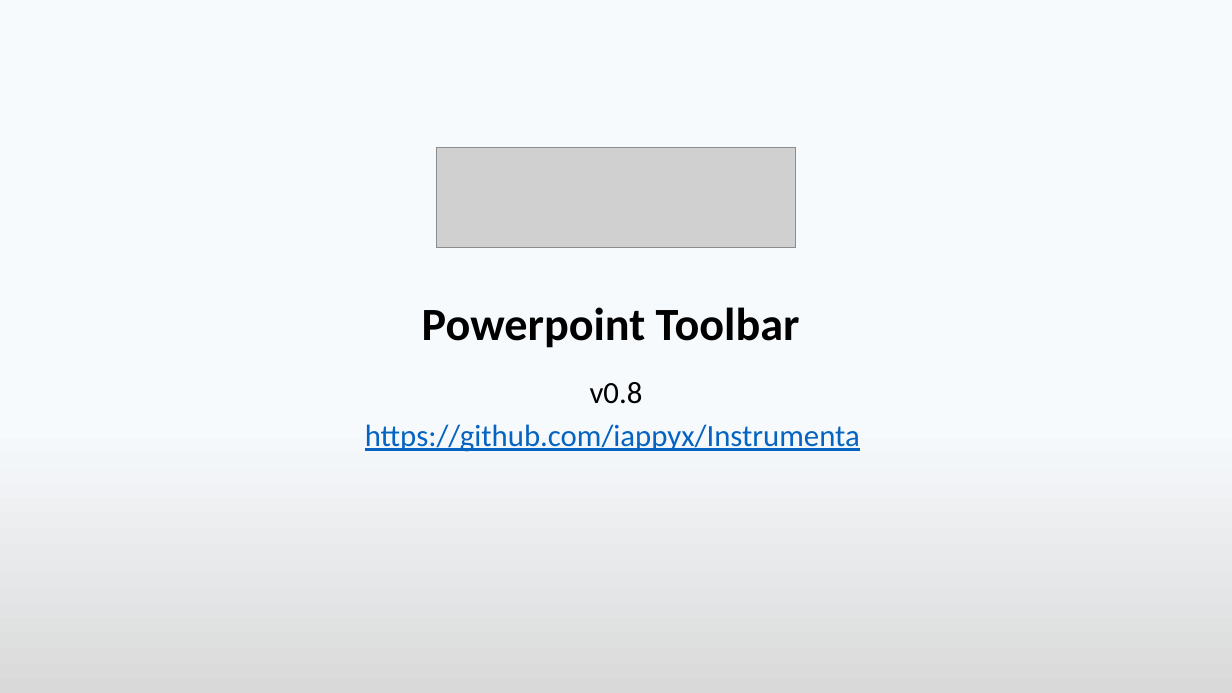
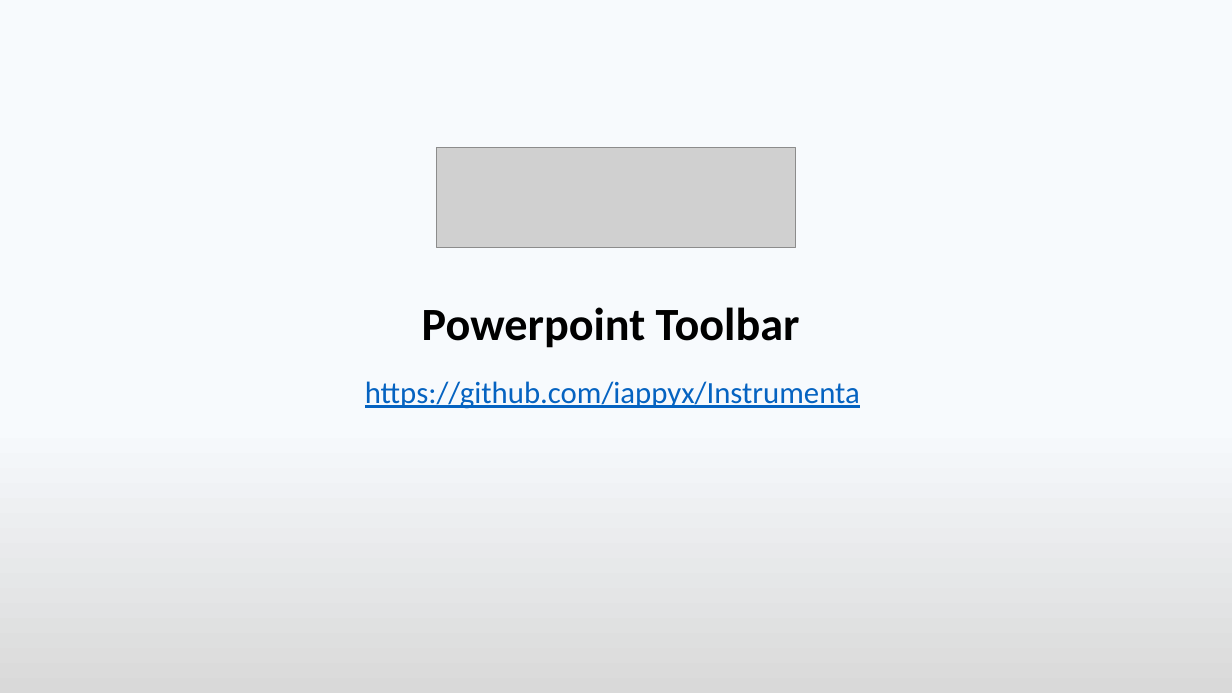
Before and after one commit to iappyx/Instrumenta, a slide deck: slide 1 of src/Instrumenta Powerpoint Toolbar.pptm. Drawn at 1232x693 pixels with LibreOffice and Linux fonts; fonts in the diff are those of the drawing; grey boxes stand for pictures. Boxes give left, top, right and bottom in pixels: in the first picture for what was removed or moved away, otherwise in the second. Text is boxed around its words. In the diff, an @@ line names an element or a change of style, - is before the commit and + after.

```diff
--- a/src/Instrumenta Powerpoint Toolbar.pptm
+++ b/src/Instrumenta Powerpoint Toolbar.pptm
@@ subtitle at [590, 382, 643, 404]: paragraph removed @@
-v0.8
```
Also in this commit, not shown: 4 other files.
